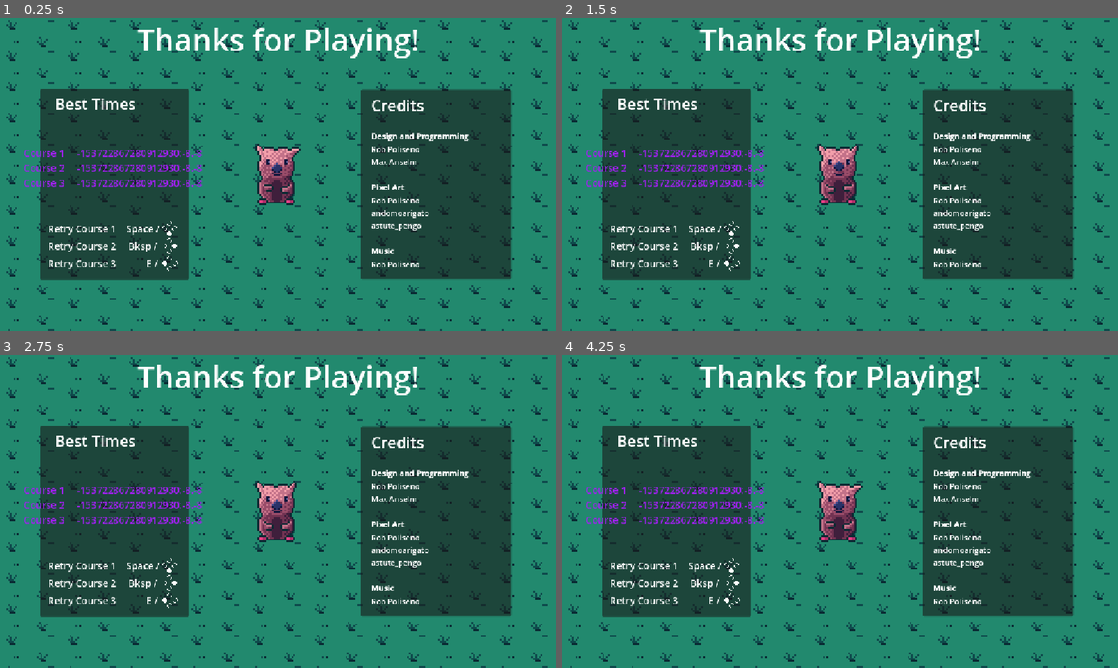
Above: before the commit, frames 1-4 (two rows, left to right).
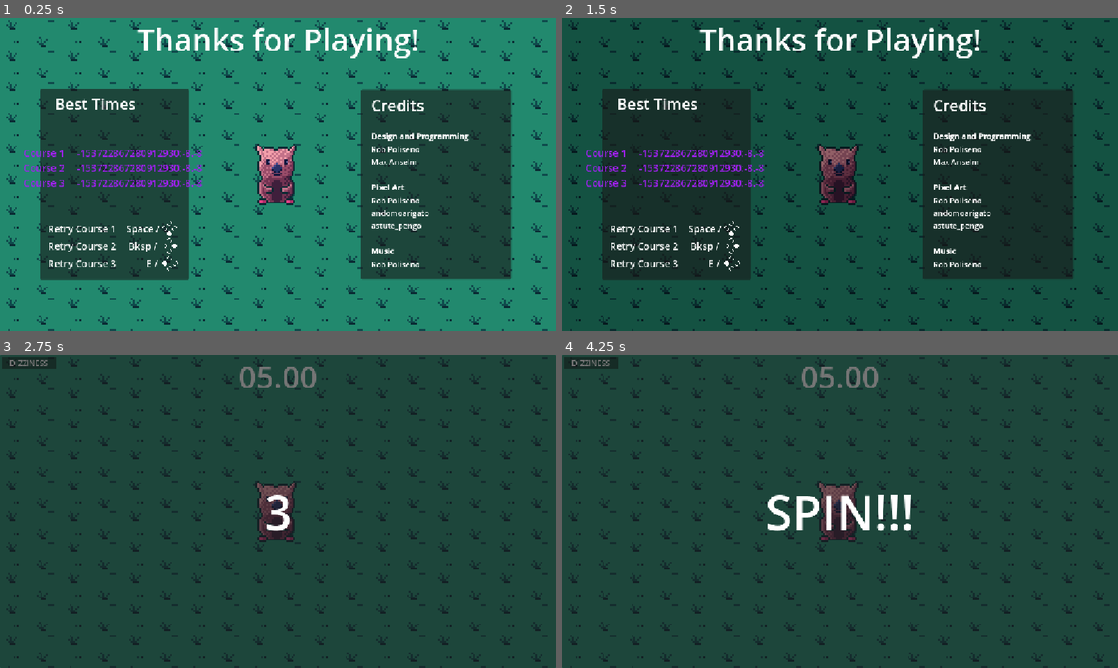
Above: after the commit, the same moments.

Repository: robplaysmusic-bit/dizzy-dash
Game: Godot game, scene res://menus/final_results.tscn
Same seed, same stepped clock (60 frames per second), same inputs: the game is played once before the commit and once after it. This scene is started directly instead of the project's main scene.
Inputs (mouse positions are in pixels of both pictures, inside the frame that each line leads up to):
- Up to frame 1 (0.25 s): no input
- Up to frame 2 (1.5 s): tap Enter at 0.5 s; move the mouse to (962, 158) at 0.52 s; hold D (right) 0.53-1.25 s; hold Space (jump) 0.53-1.25 s; click (962, 158) at 0.67 s; drag from (728, 190) to (812, 237) at 1.27 s
- Up to frame 3 (2.75 s): move the mouse to (333, 442) at 2.02 s; hold D (right) from 2.03 s (still down); hold Space (jump) from 2.03 s (still down); tap F at 2.1 s
- Up to frame 4 (4.25 s): release D (right) at 2.75 s; release Space (jump) at 2.75 s; tap E (retry_spin) at 2.75 s; drag from (812, 574) to (673, 464) at 2.77 s; move the mouse to (1006, 558) at 3.52 s; hold A (left) from 3.53 s (still down); hold Space (jump) from 3.53 s (still down); tap Z at 3.6 s; tap Escape (menu) at 4.15 s

The runs differ from the first frame. In frame 1, 0.1% of the frame differs, in the area x 47-55%, y 40-57%; in frame 2, 65%; in frame 3, 69%; in frame 4, 69%, in the area x 0-100%, y 0-100%.

Commit message:
Retries from final results

Diff:
--- a/menus/final_results.tscn
+++ b/menus/final_results.tscn
@@ -312,7 +312,7 @@
 sprite_frames = SubResource("SpriteFrames_yj6ch")
 animation = &"idle_down"
 autoplay = "idle_down"
-frame_progress = 0.41553771
+frame_progress = 0.9442786
 
 [node name="Camera2D" type="Camera2D" parent="AnimatedSprite2D" unique_id=1194347257]
 zoom = Vector2(4, 4)
--- a/menus/final_results_ui.gd
+++ b/menus/final_results_ui.gd
@@ -1,4 +1,9 @@
 class_name FinalResultsUI extends CanvasLayer
+
+const COURSE_1 : String = "res://levels/level-1.tscn"
+const COURSE_2 : String = "res://levels/level-2.tscn"
+const COURSE_3 : String = "res://levels/level-3.tscn"
+
 
 @onready var course_1_results: ResultRow = $Results/VBoxContainer/MarginContainer2/VBoxContainer/Course1Results
 @onready var course_2_results: ResultRow = $Results/VBoxContainer/MarginContainer2/VBoxContainer/Course2Results
@@ -20,5 +25,9 @@
 
 # Called every frame. 'delta' is the elapsed time since the previous frame.
 func _process(delta: float) -> void:
-	# check for inputs
-	pass
+	if Input.is_action_just_released("jump"):
+		LevelLoader.load_spin_game(COURSE_1)
+	elif Input.is_action_just_released("back"):
+		LevelLoader.load_spin_game(COURSE_2)
+	elif Input.is_action_just_released("retry_spin"):
+		LevelLoader.load_spin_game(COURSE_3)
